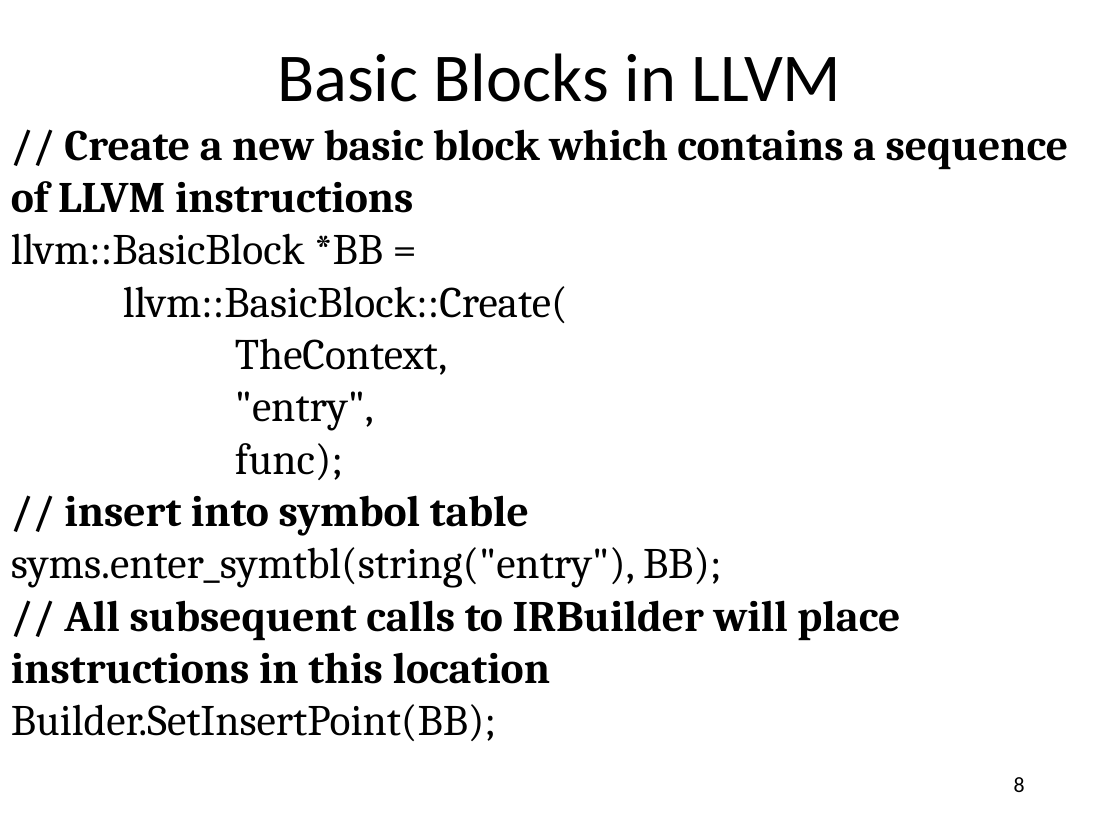
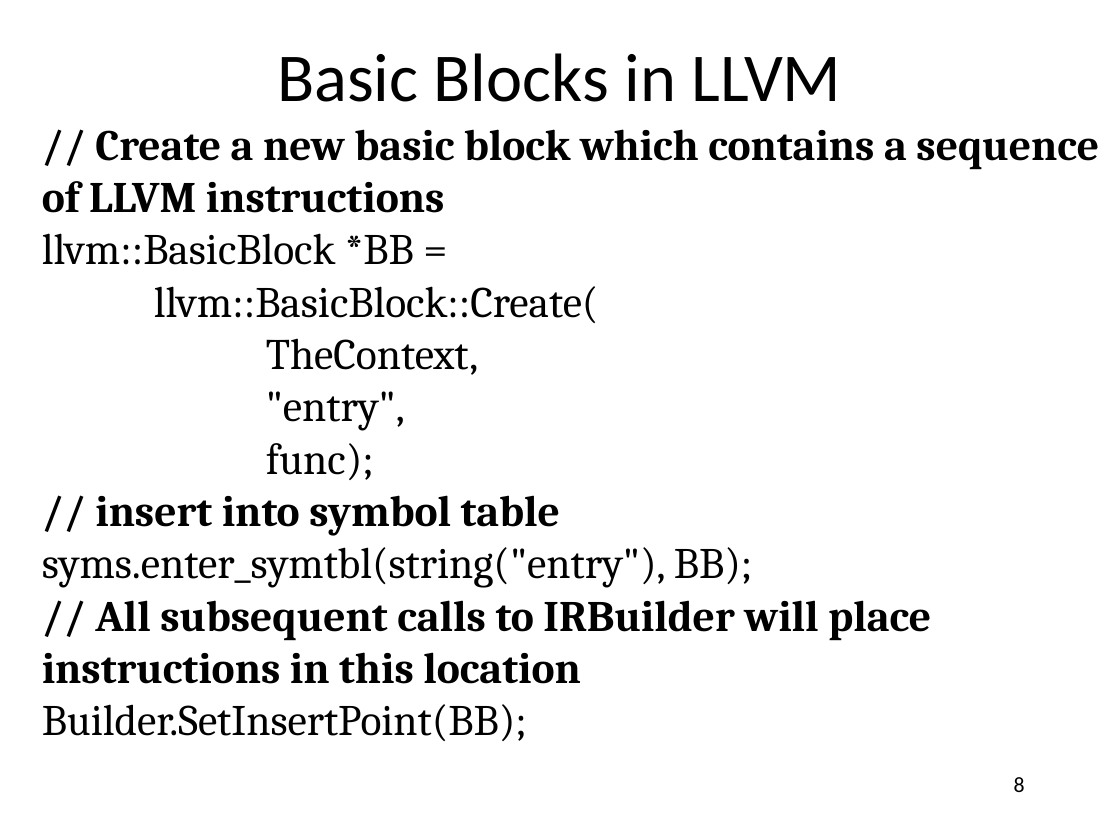
Before and after one commit to anoopsarkar/compilers-class, a slide deck: slide 8 of assets/ppt/codegen/decafLLVM.pptx. Drawn at 1120x840 pixels with LibreOffice and Linux fonts; fonts in the diff are those of the drawing. Boxes give left, top, right and bottom in pixels: in the first picture for what was removed or moved away, otherwise in the second. Text is boxed around its words. In the diff, an @@ line names an element or a change of style, - is before the commit and + after.

Commit message:
more llvm help

```diff
--- a/assets/ppt/codegen/decafLLVM.pptx
+++ b/assets/ppt/codegen/decafLLVM.pptx
@@ text "// Create a new basic ...": place and size @@
-text "// Create a new basic ..." at (11,129,1069,741)
+text "// Create a new basic ..." at (42,129,1099,741)
```
Also in this commit, not shown: 2 slides added, 1 other file.
